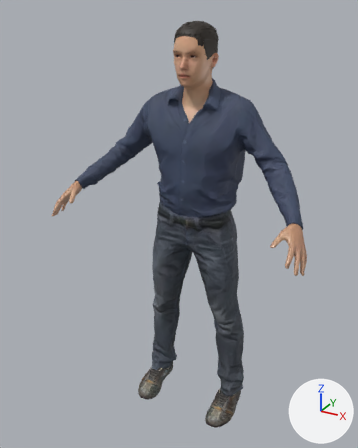
Before and after pictures for a commit that changed the glTF model unreleased/bus-game/assets/people/person_0.glb.
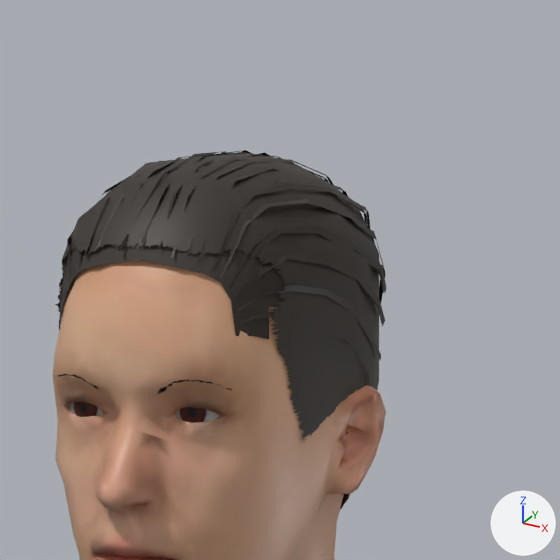
Each version appears first whole from a 50 mm lens placed at (0.926, -1.873, 1.863), pointed at (-0.044, -0.111, 0.982), and next in a close-up on the part from 46% to 68% of the width and 0% to 17% of the height. The lights are fixed; the arrows at lower right show +X, +Y and +Z. The older version's two pictures come first. Vertices at exactly the same position are counted once.

Names of what the first close-up shows: 'Human', 'Human.low-poly', 'Human.short04', 'hair_cap' and 1 more.
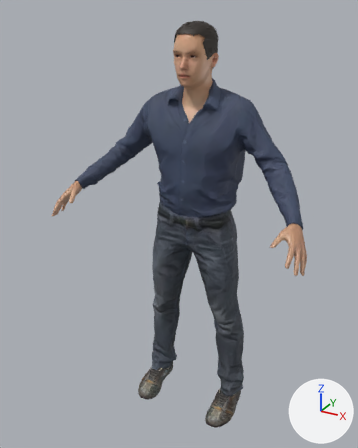
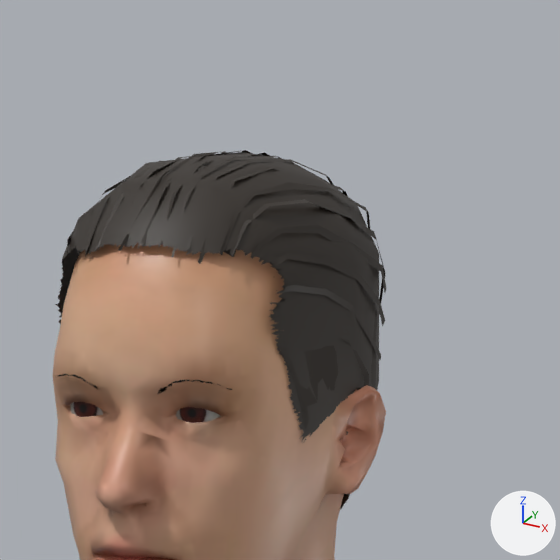
Location of each change, (x1, y1, x2, y2) in pixels of the close-ups (560 x 560 px):
'hair_cap', reshaped (mostly hidden afterwards): before (57, 159, 384, 339); after (77, 248, 377, 429)
part 1 of me_short04_001, rebuilt (mostly hidden afterwards): before (59, 178, 315, 339); after (77, 248, 377, 429)
part 2 of me_short04_001, deleted: before (57, 159, 384, 325)

Diff of the bpy script that builds the scene:
```diff
--- a/unreleased/bus-game/assets/people/person_0.glb.py
+++ b/unreleased/bus-game/assets/people/person_0.glb.py
@@ me_short04_001 @@
 # used by ob_hair_cap; location = (0.0, 0.0, 0.015)
-me_short04_001.from_pydata(...)  # 464 vertices, 490 faces; spans x -0.077..0.076, y -0.146..0.055, z 1.711..1.796
+me_short04_001.from_pydata(...)  # 420 vertices, 734 faces; spans x -0.081..0.081, y -0.134..0.05, z 1.62..1.792
+# me_short04_001 part 1: the loose piece of 116 vertices spanning x -0.075..0.075, y -0.146..0.052, z 1.711..1.795 is rebuilt with 420 vertices and now spans x -0.081..0.081, y -0.134..0.05, z 1.62..1.792
+# me_short04_001 part 2: 21 loose pieces with 348 vertices, spanning x -0.077..0.076, y -0.144..0.055, z 1.711..1.796, are deleted
 me_short04_001.materials.append(mat_hair_cap)
```
